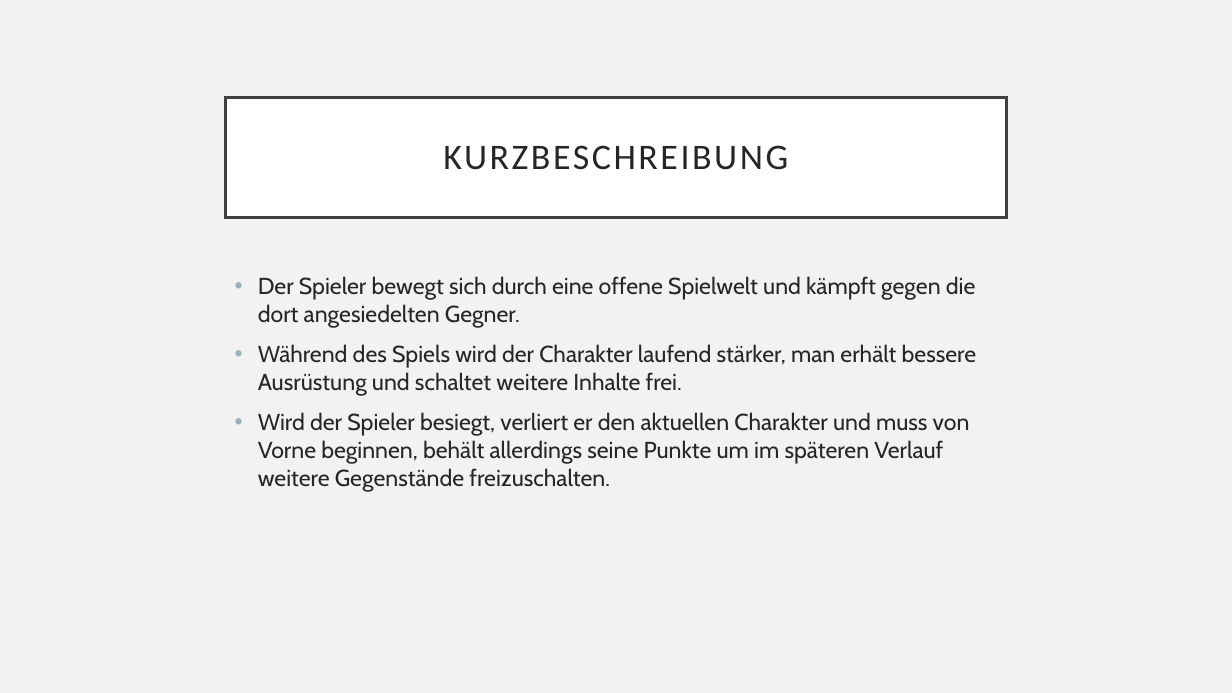
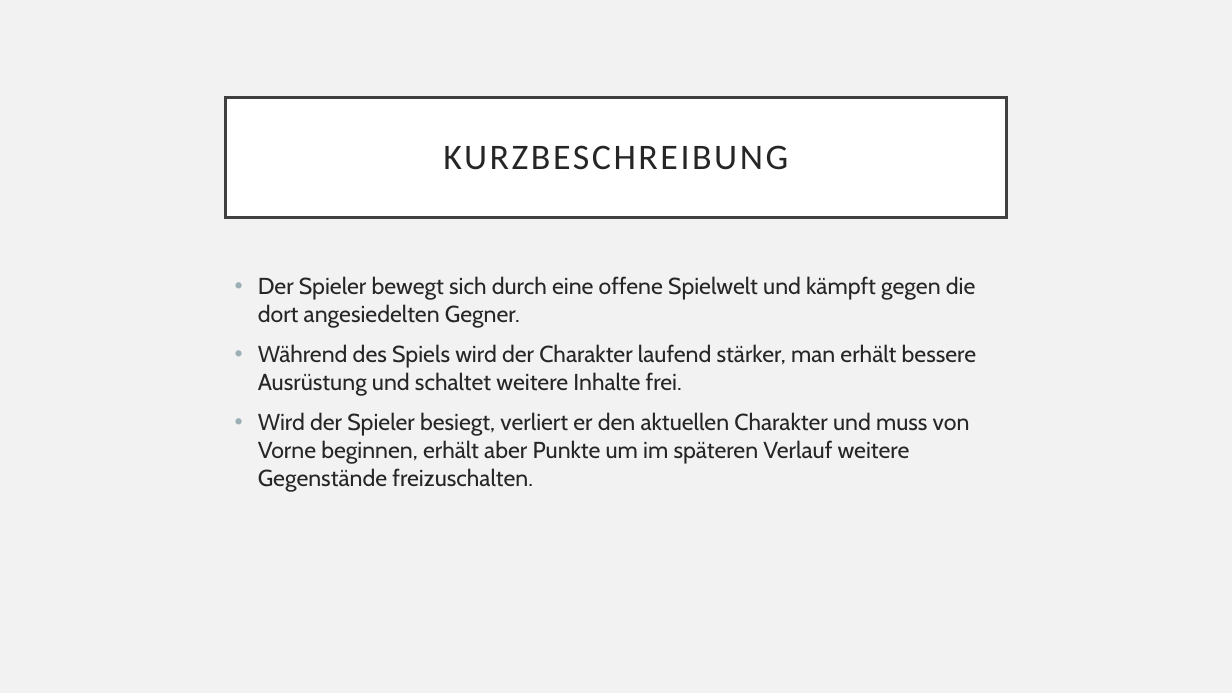
Before and after one commit to mreichl-tgm/hero, a slide deck: slide 3 of docs/project-presentation.pptx. Drawn at 1232x693 pixels with LibreOffice and Linux fonts; fonts in the diff are those of the drawing. Boxes give left, top, right and bottom in pixels: in the first picture for what was removed or moved away, otherwise in the second. Text is boxed around its words. In the diff, an @@ line names an element or a change of style, - is before the commit and + after.

```diff
--- a/docs/project-presentation.pptx
+++ b/docs/project-presentation.pptx
@@ text at [258, 412, 970, 492]: text changed @@
-• Wird der Spieler besiegt, verliert er den aktuellen Charakter und muss von Vorne beginnen, behält allerdings seine Punkte um im späteren Verlauf weitere Gegenstände freizuschalten.
+• Wird der Spieler besiegt, verliert er den aktuellen Charakter und muss von Vorne beginnen, erhält aber Punkte um im späteren Verlauf weitere Gegenstände freizuschalten.
```
Also in this commit, not shown: 1 other slide changed.
